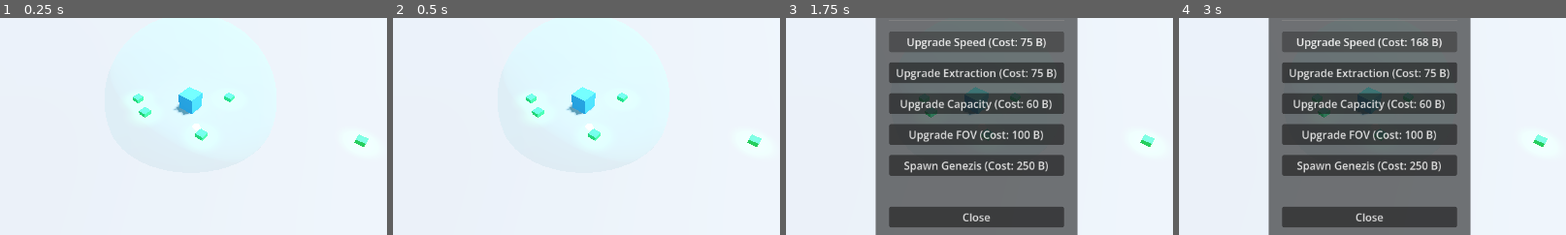
Above: before the commit, frames 1-4 (left to right).
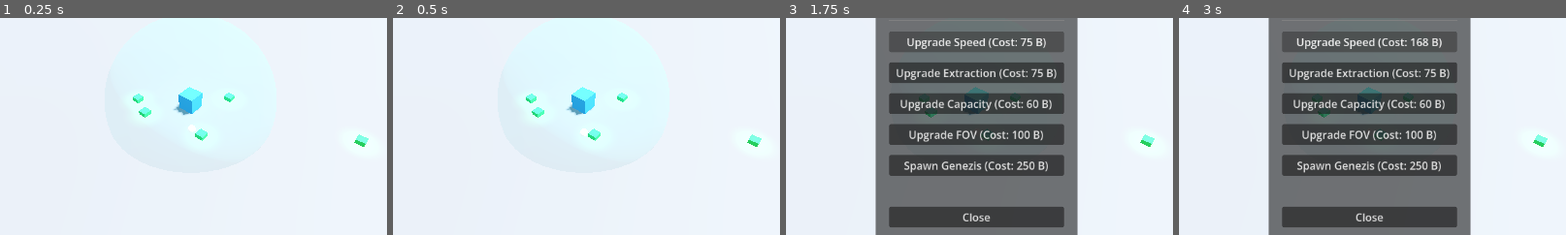
Above: after the commit, the same moments.

Repository: peterlavey/immanent
Game: Godot game, scene res://src/core/World.tscn
Same seed, same stepped clock (60 frames per second), same inputs: the game is played once before the commit and once after it.
Inputs:
- Up to frame 1 (0.25 s): no input
- Up to frame 2 (0.5 s): no input
- Up to frame 3 (1.75 s): click "Upgrades" at 0.5 s; click "Upgrade Speed (Cost: 50 B)" at 1.25 s
- Up to frame 4 (3 s): click "Upgrade Speed (Cost: 75 B)" at 2 s; click "Upgrade Speed (Cost: 112 B)" at 2.75 s
The pictures show only the part of the screen within x 25-75%, y 30-80%; the shares and areas given below are measured in that part.

The runs differ from the first frame. In frame 1, less than 0.1% of the frame differs, in the area x 48-52%, y 48-53%; in frame 2, 0.1%, in the area x 48-52%, y 48-55%; in frame 3, less than 0.1%; in frame 4, less than 0.1%.

Commit message:
Add surrounding logic for data spots: Prevent piling up by introducing stable offset positioning based on instance ID

Diff:
--- a/src/entities/Genezis.gd
+++ b/src/entities/Genezis.gd
@@ -10,6 +10,7 @@
 
 var current_state: State = State.IDLE
 var target_data_spot: Node3D = null
+var target_offset: Vector3 = Vector3.ZERO
 var current_load: int = 0
 var core_node: Node3D = null
 var _extraction_accumulator: float = 0.0
@@ -36,8 +37,9 @@
 			find_data_spot()
 		State.MOVING_TO_DATA:
 			if is_instance_valid(target_data_spot):
-				move_towards(target_data_spot.global_position, delta)
-				if global_position.distance_to(target_data_spot.global_position) < 1.5:
+				var target_pos = target_data_spot.global_position + target_offset
+				move_towards(target_pos, delta)
+				if global_position.distance_to(target_pos) < 0.2:
 					current_state = State.EXTRACTING
 					_extraction_accumulator = 0.0
 			else:
@@ -85,6 +87,10 @@
 
 	if closest_spot:
 		target_data_spot = closest_spot
+		# Calculate a surrounding offset based on instance ID to keep it stable
+		var angle = (get_instance_id() % 360) * (PI / 180.0)
+		var radius = 1.2 # Distance from the data spot center
+		target_offset = Vector3(cos(angle) * radius, 0, sin(angle) * radius)
 		current_state = State.MOVING_TO_DATA
 
 func move_towards(target_pos: Vector3, delta: float) -> void:
Not shown, changed: docs/tasks.md
